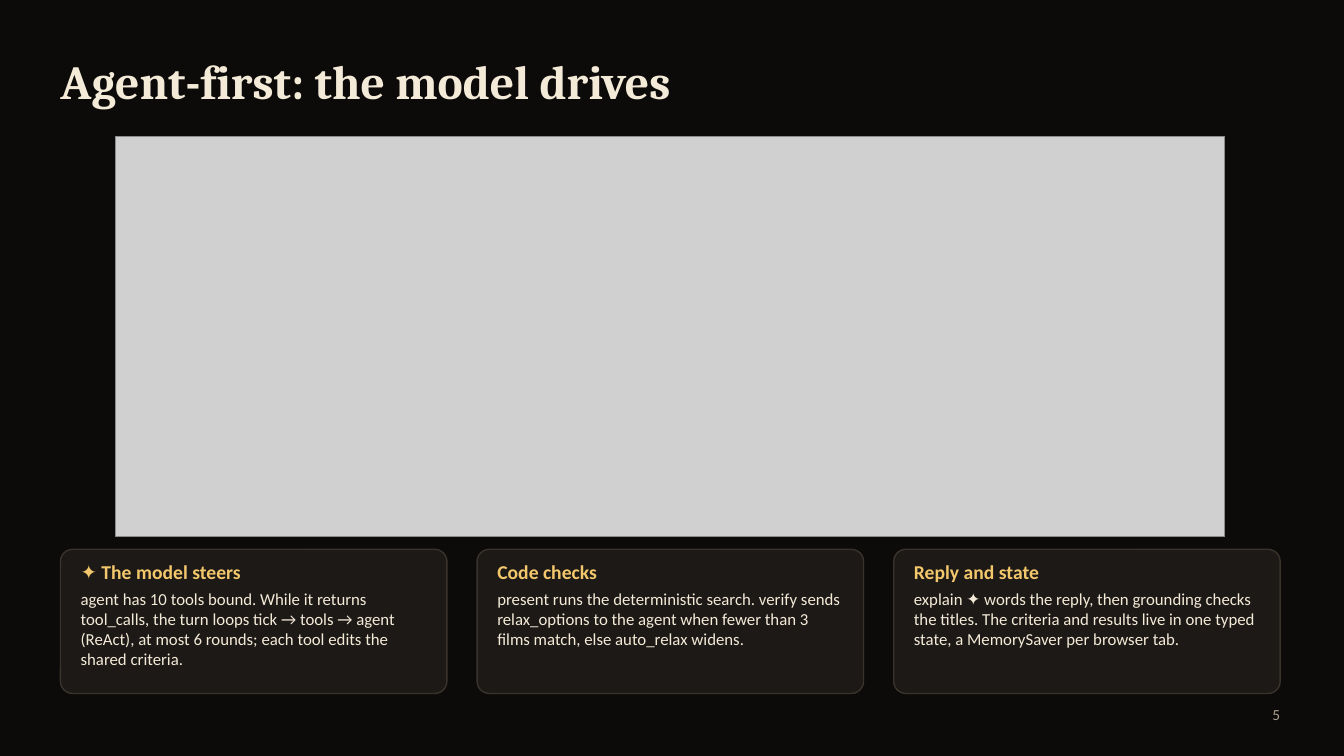
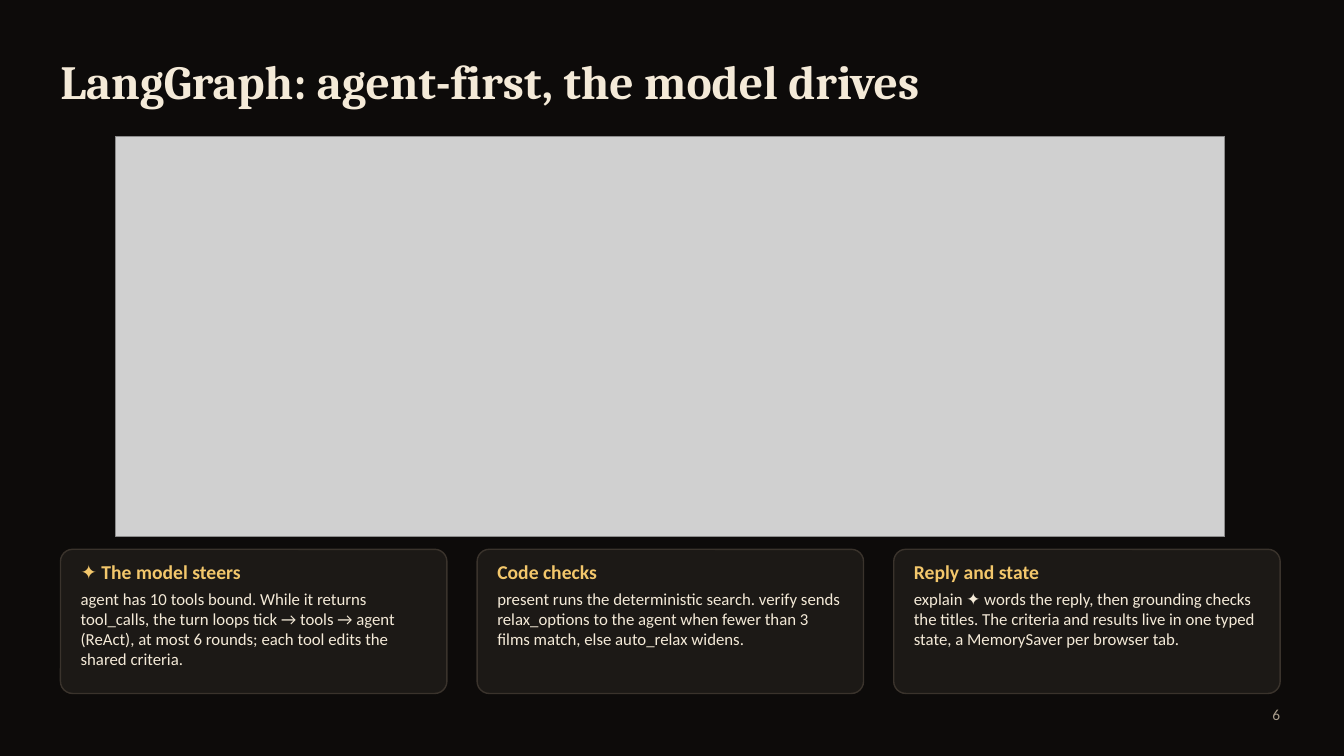
Before and after one commit to aliebing/cinesense, a slide deck: slide 6 of docs/presentation/CineSense-review.pptx (slide 5 before the commit). Drawn at 1344x756 pixels with LibreOffice and Linux fonts; fonts in the diff are those of the drawing; grey boxes stand for pictures. Boxes give left, top, right and bottom in pixels: in the first picture for what was removed or moved away, otherwise in the second. Text is boxed around its words. In the diff, an @@ line names an element or a change of style, - is before the commit and + after.

```diff
--- a/docs/presentation/CineSense-review.pptx
+++ b/docs/presentation/CineSense-review.pptx
@@ title at [60, 65, 919, 110]: text changed @@
-Agent-first: the model drives
+LangGraph: agent-first, the model drives
@@ page number at [1272, 709, 1280, 720]: text changed @@
-5
+6
```
Also in this commit, not shown: 3 other slides changed, 2 slides added, 1 slide removed, 8 other files.
